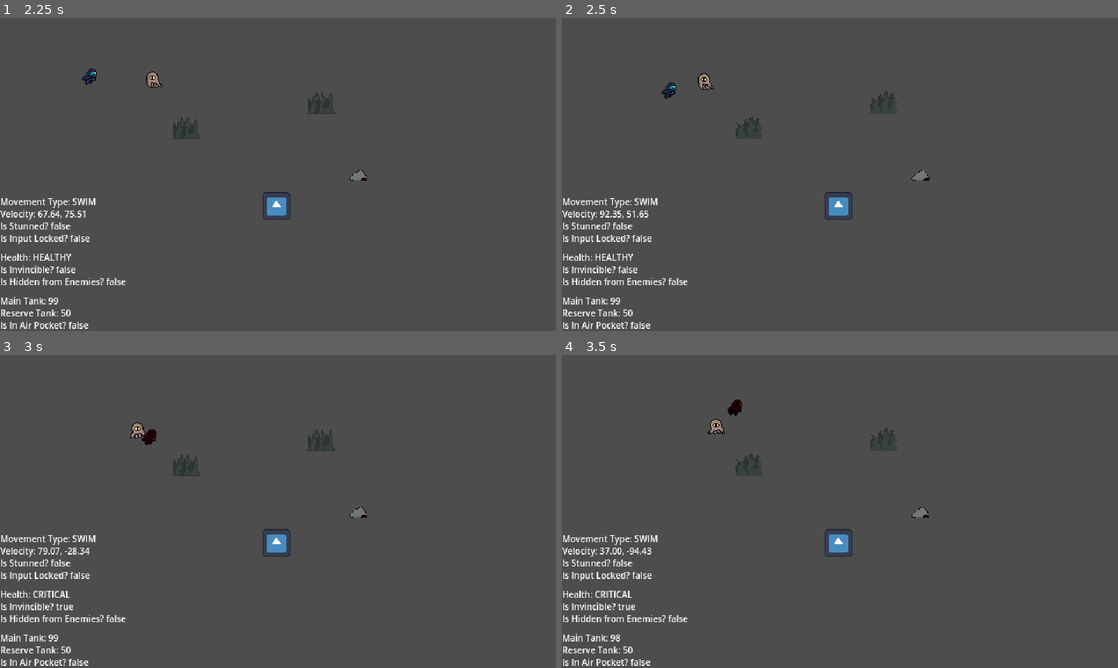
Above: before the commit, frames 1-4 (two rows, left to right).
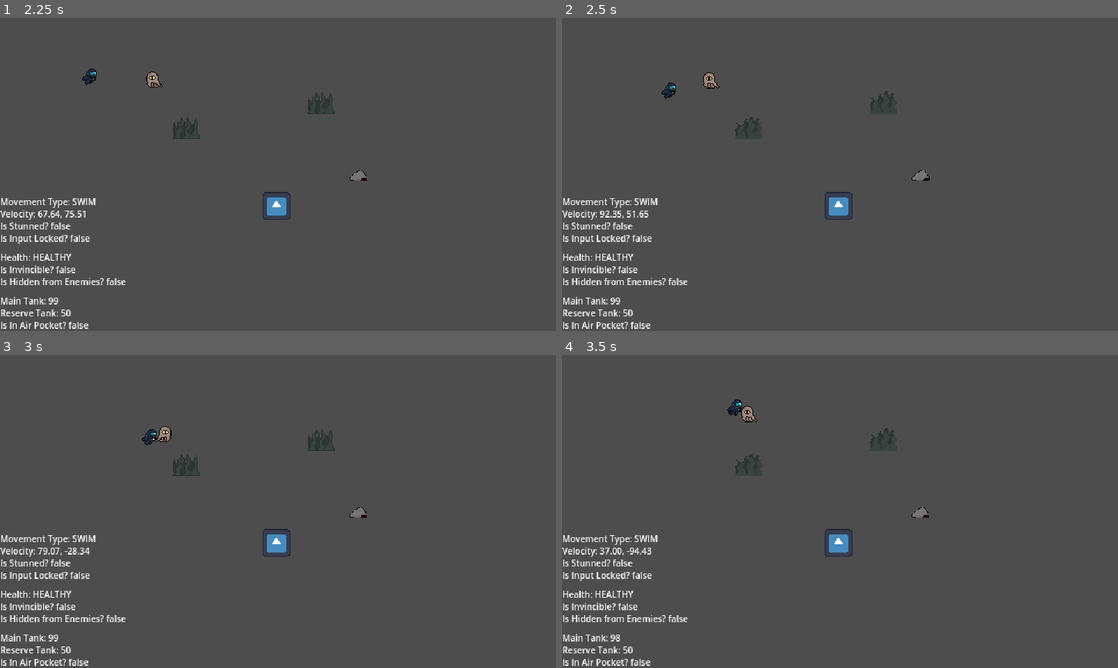
Above: after the commit, the same moments.

Repository: Absolute-Cinema-GameDev/callisto-game
Game: Godot game, scene res://scenes/main.tscn
Same seed, same stepped clock (60 frames per second), same inputs: the game is played once before the commit and once after it. The engine's default icon, where the game draws it, is replaced by a stand-in: a white triangle on a blue panel in a dark square.
Inputs:
- Up to frame 1 (2.25 s): hold D (move_right) 0.53-1.28 s; hold Space (interact) 0.53-1.28 s; hold S (move_down) 1.28-2.03 s; tap Space (interact) at 1.35 s; hold D (move_right) from 2.03 s (still down); hold Space (interact) from 2.03 s (still down)
- Up to frame 2 (2.5 s): keep holding D (move_right); keep holding Space (interact)
- Up to frame 3 (3 s): release D (move_right) at 2.78 s; release Space (interact) at 2.78 s; hold W (move_up) from 2.78 s (still down); tap Space (interact) at 2.85 s
- Up to frame 4 (3.5 s): keep holding W (move_up)

Frame 1 is identical in both runs. In frame 2, 0.1% of the frame differs, in the area x 24-29%, y 17-23%; in frame 3, 0.4%, in the area x 6-31%, y 21-82%; in frame 4, 0.4%.

Commit message:
Implement stun for patrol

Diff:
--- a/scenes/entities/patrol/patrol.gd
+++ b/scenes/entities/patrol/patrol.gd
@@ -1,18 +1,20 @@
 extends CharacterBody2D
 
 @export var speed: float = 10.0
-@export var chase_speed: float = 50.0
+@export var chase_speed: float = 25.0
 @export var min_idle_time: float = 1.0
 @export var max_idle_time: float = 3.0
 @export var min_move_time: float = 3.5
 @export var max_move_time: float = 5.0
 @export var idle_chance: float = 0.3
+@export var stun_duration: float = 2.0
 
 @onready var anim_player: AnimationPlayer = $AnimationPlayer
 @onready var vision_area: Area2D = $VisionArea
 @onready var sprite: Sprite2D = $Sprite2D
 @onready var player: Player = $"../Player"
 @onready var attack_box: Area2D = $Sprite2D/AttackBox
+
 
 var direction: Vector2 = Vector2.RIGHT
 var state: String = "move"
@@ -25,6 +27,9 @@
 var attack_timer: float = 0.0
 var attack_box_base_offset: float
 
+var is_stunned: bool = false
+var stun_timer: float = 0.0
+
 func _ready() -> void:
 	attack_box_base_offset = attack_box.position.x
 	_enter_move_state()
@@ -36,7 +41,20 @@
 func _physics_process(delta: float) -> void:
 	state_time += delta
 
-	if state == "move":
+	if state == "stun":
+		velocity = Vector2.ZERO
+		stun_timer += delta
+		if not anim_player.is_playing() or anim_player.current_animation != "stun":
+			anim_player.play("stun")
+		if stun_timer >= stun_duration:
+			is_stunned = false
+			_enter_move_state()
+		# Flipping logic (optional, usually not needed when stunned)
+		# sprite.flip_h = false
+		# attack_box.position.x = attack_box_base_offset
+		return
+
+	elif state == "move":
 		velocity = direction * speed
 		if not anim_player.is_playing() or anim_player.current_animation != "swim":
 			anim_player.play("swim")
@@ -48,12 +66,14 @@
 				_enter_idle_state()
 			else:
 				_enter_move_state()
+
 	elif state == "idle":
 		velocity = Vector2.ZERO
 		if not anim_player.is_playing() or anim_player.current_animation != "idle":
 			anim_player.play("idle")
 		if state_time >= state_duration:
 			_enter_move_state()
+
 	elif state == "chase":
 		if player and player.is_inside_tree():
 			# If player hides, stop chasing
@@ -68,6 +88,7 @@
 			move_and_slide()
 		else:
 			_enter_move_state()
+
 	elif state == "attack":
 		velocity = Vector2.ZERO
 		if not is_attacking:
@@ -86,7 +107,6 @@
 				else:
 					_enter_chase_state()
 
-	# --- Sprite and attack box flipping logic ---
 	var facing_left = false
 	if state in ["move", "chase"]:
 		if abs(velocity.x) > 0.1:
@@ -97,6 +117,15 @@
 
 	sprite.flip_h = facing_left
 	attack_box.position.x = attack_box_base_offset * (-1 if facing_left else 1)
+
+func stun():
+	if is_stunned:
+		return
+	is_stunned = true
+	stun_timer = 0.0
+	state = "stun"
+	velocity = Vector2.ZERO
+	anim_player.play("stun")
 
 func _enter_move_state():
 	state = "move"
--- a/scenes/entities/patrol/patrol.tscn
+++ b/scenes/entities/patrol/patrol.tscn
@@ -72,11 +72,29 @@
 "values": [20, 21, 22, 23, 24, 25, 26, 27]
 }
 
+[sub_resource type="Animation" id="Animation_sannr"]
+resource_name = "stun"
+length = 0.75
+loop_mode = 1
+tracks/0/type = "value"
+tracks/0/imported = false
+tracks/0/enabled = true
+tracks/0/path = NodePath("Sprite2D:frame")
+tracks/0/interp = 1
+tracks/0/loop_wrap = true
+tracks/0/keys = {
+"times": PackedFloat32Array(0, 0.1, 0.2, 0.3, 0.4, 0.5, 0.6, 0.7),
+"transitions": PackedFloat32Array(1, 1, 1, 1, 1, 1, 1, 1),
+"update": 1,
+"values": [30, 31, 32, 33, 34, 35, 36, 37]
+}
+
 [sub_resource type="AnimationLibrary" id="AnimationLibrary_f6fpu"]
 _data = {
 "RESET": SubResource("Animation_y6uhk"),
 "attack": SubResource("Animation_vevqw"),
 "idle": SubResource("Animation_7dp2n"),
+"stun": SubResource("Animation_sannr"),
 "swim": SubResource("Animation_j1xoo")
 }
 
@@ -89,9 +107,9 @@
 [node name="Patrol" type="CharacterBody2D"]
 position = Vector2(197, 81)
 scale = Vector2(1, 0.981203)
-collision_layer = 2
-collision_mask = 0
+collision_layer = 3
 script = ExtResource("1_gaa75")
+stun_duration = 3.0
 
 [node name="CollisionArea" type="CollisionShape2D" parent="."]
 position = Vector2(0, 2)
Not shown: 1 places in scenes/entities/patrol/patrol.tscn that only renumber resources
